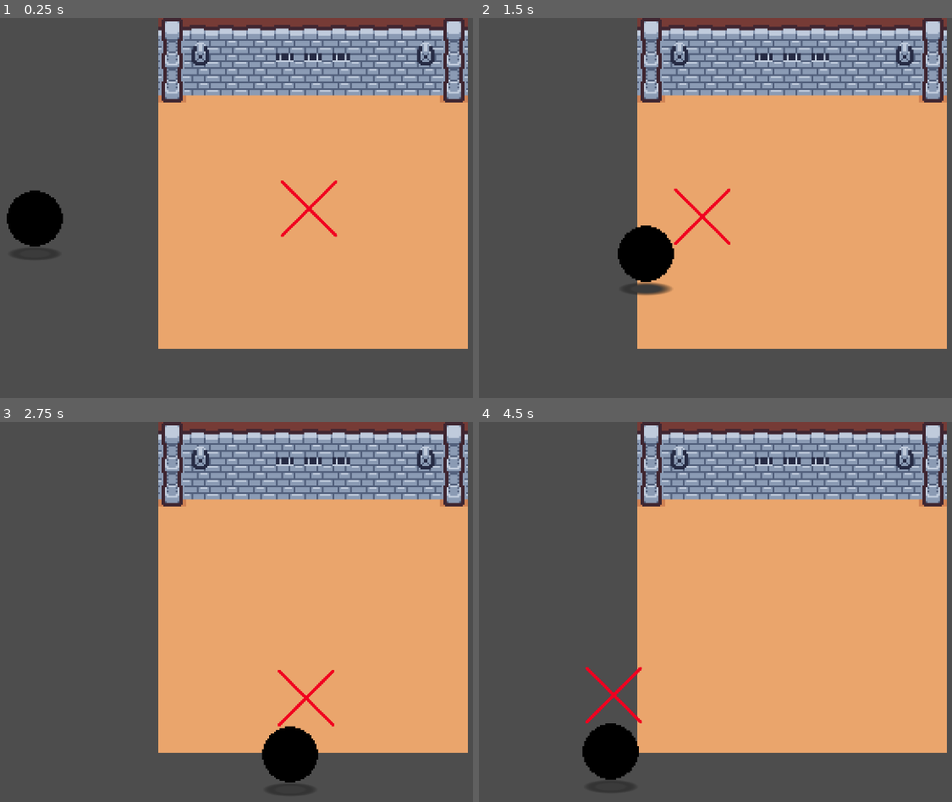
Above: before the commit, frames 1-4 (two rows, left to right).
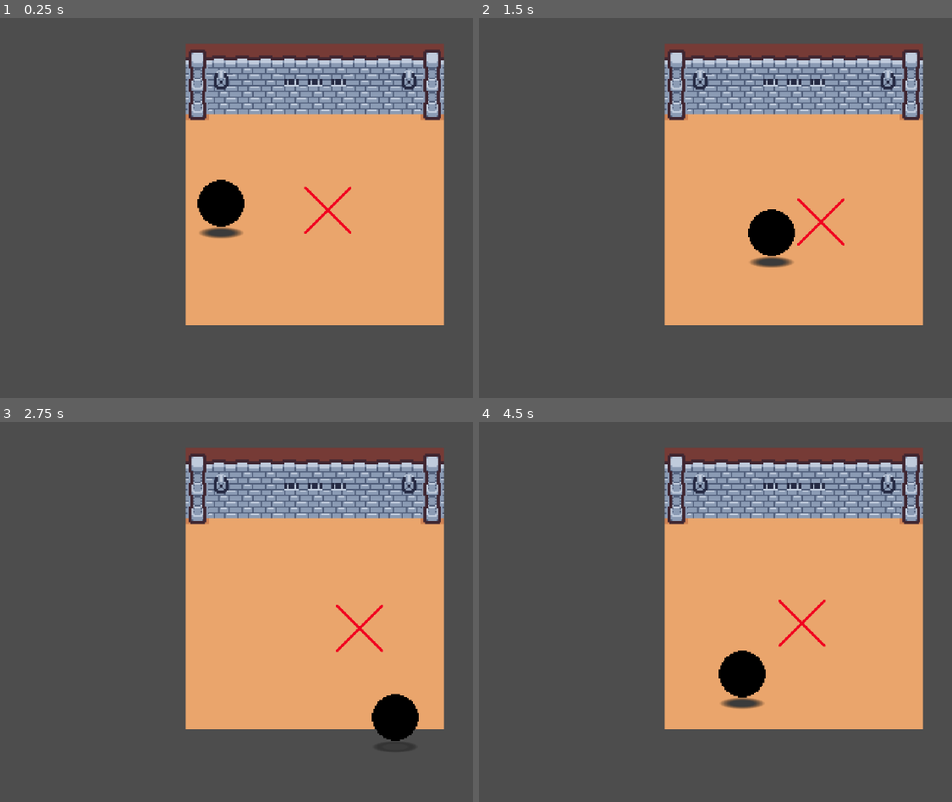
Above: after the commit, the same moments.

Repository: JoshKroft/2025GameJamSpring
Game: Godot game, scene res://2025 Game Jam.tscn
Two runs of this game, one before a commit and one after it. Both use one fixed random seed, a clock stepped at 60 frames per second and the inputs below.
Inputs:
- Up to frame 1 (0.25 s): no input
- Up to frame 2 (1.5 s): hold D (right) 0.53-1.28 s; hold S (down) from 1.28 s (still down)
- Up to frame 3 (2.75 s): release S (down) at 2.03 s; hold D (right) from 2.03 s (still down)
- Up to frame 4 (4.5 s): release D (right) at 2.78 s; hold W (up) 2.78-3.53 s; hold A (left) from 3.53 s (still down)

The runs differ from the first frame. In frame 1, 28% of the frame differs, in the area x 1-99%, y 0-88%; in frame 2, 27%; in frame 3, 27%; in frame 4, 28%, in the area x 21-99%, y 0-98%.
Error before the commit: Invalid call. Nonexistent function 'exit' in base 'Node (CrazyExFollow)'. (res://States/State)

Commit message:
Stillworkingonenemystates
For some reason the transition into different states isn't working

Diff:
--- a/2025 Game Jam.tscn
+++ b/2025 Game Jam.tscn
@@ -178,7 +178,7 @@
 tile_set = SubResource("TileSet_uoijd")
 
 [node name="Player" type="CharacterBody2D" parent="." groups=["Player"]]
-position = Vector2(-165, 6)
+position = Vector2(-71, -3)
 script = ExtResource("1_momw6")
 
 [node name="Player" type="Sprite2D" parent="Player"]
@@ -199,9 +199,9 @@
 shape = SubResource("RectangleShape2D_to1hj")
 
 [node name="Camera2D" type="Camera2D" parent="."]
-zoom = Vector2(3, 3)
-
-[node name="CrazyEx" type="CharacterBody2D" parent="." groups=["Player"]]
+zoom = Vector2(2.5, 2.5)
+
+[node name="CrazyEx" type="CharacterBody2D" parent="."]
 script = ExtResource("5_2dkol")
 
 [node name="CollisionShape2D" type="CollisionShape2D" parent="CrazyEx"]
@@ -217,7 +217,7 @@
 
 [node name="State Machine" type="Node" parent="CrazyEx" node_paths=PackedStringArray("initial_state") groups=["Player"]]
 script = ExtResource("7_xksju")
-initial_state = NodePath("Follow")
+initial_state = NodePath("Idle")
 
 [node name="Idle" type="Node" parent="CrazyEx/State Machine" node_paths=PackedStringArray("CrazyEx")]
 script = ExtResource("8_emfk2")
@@ -228,3 +228,4 @@
 CrazyEx = NodePath("../..")
 
 [connection signal="timeout" from="CrazyEx/Timer" to="CrazyEx" method="_on_timer_timeout"]
+[connection signal="Transitioned" from="CrazyEx/State Machine/Follow" to="CrazyEx/State Machine/Follow" method="_on_transitioned"]
--- a/CrazyEx.gd
+++ b/CrazyEx.gd
@@ -1,5 +1,5 @@
 extends CharacterBody2D
 class_name CrazyEx
 
-func _physics_process(delta: float) -> void:
+func _physics_process(_delta: float) -> void:
 	move_and_slide()
--- a/States/CrazyExIdle.gd
+++ b/States/CrazyExIdle.gd
@@ -3,6 +3,8 @@
 
 @export var CrazyEx : CharacterBody2D
 @export var move_speed : float = 10.0
+
+var player: CharacterBody2D
 
 var move_direction : Vector2
 var wander_time : float
@@ -12,6 +14,7 @@
 	wander_time = randf_range(1, 3)
 
 func Enter():
+	player = get_tree().get_first_node_in_group("Player")
 	randomize_wander()
 
 func Update(delta: float):
@@ -24,3 +27,5 @@
 func Physics_Update(delta: float):
 	if CrazyEx:
 		CrazyEx.velocity = move_direction * move_speed
+
+	var direction = player.global_position - CrazyEx.global_position
--- a/States/State Machine.gd
+++ b/States/State Machine.gd
@@ -12,8 +12,8 @@
 			child.Transitioned.connect(on_child_transition)
 
 	if initial_state:
-		initial_state.Enter()
 		current_state = initial_state
+		current_state.Enter()
 
 func _process(delta):
 	if current_state:
@@ -32,8 +32,7 @@
 		return
 
 	if current_state:
-		current_state.exit()
+		current_state.Exit()
 
-	new_state.enter()
-
+	new_state.Enter()
 	current_state = new_state
--- a/States/State.gd
+++ b/States/State.gd
@@ -9,8 +9,8 @@
 func Exit():
 	pass
 
-func Update(_delta: float):
+func Update(delta: float):
 	pass
 
-func Physics_Update(delta: float) -> void:
+func Physics_Update(_delta: float):
 	pass
